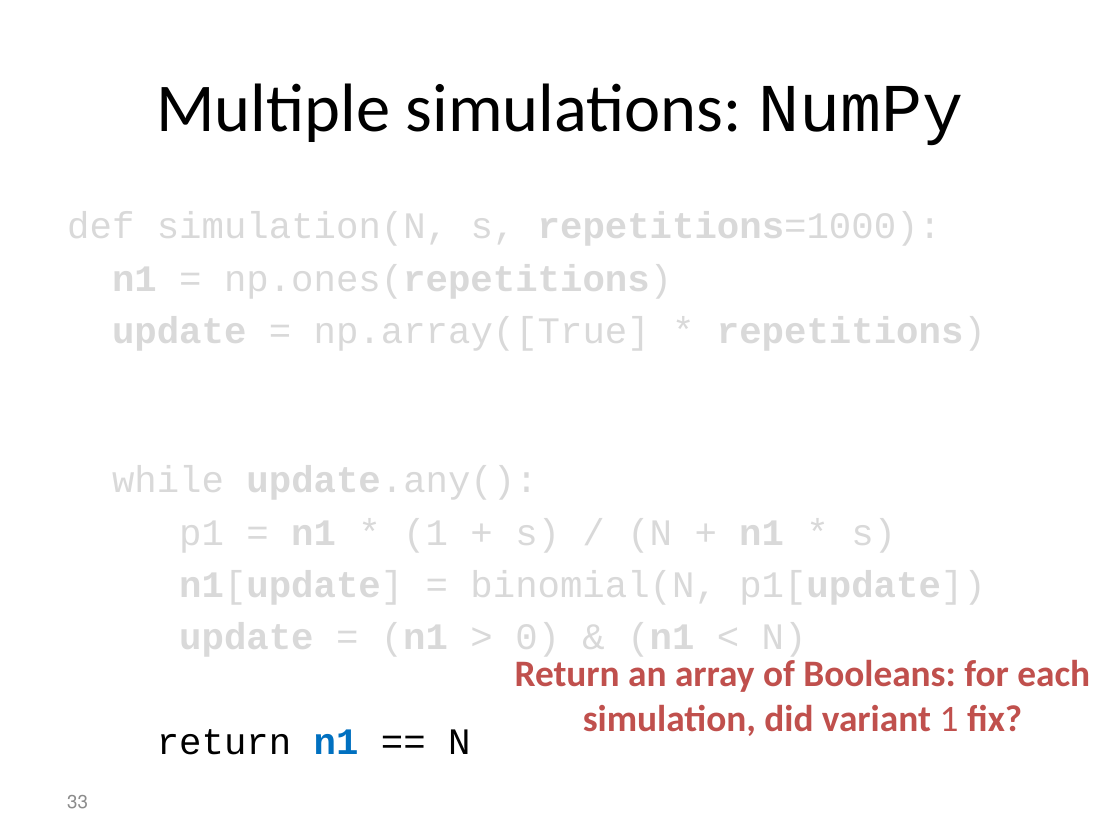
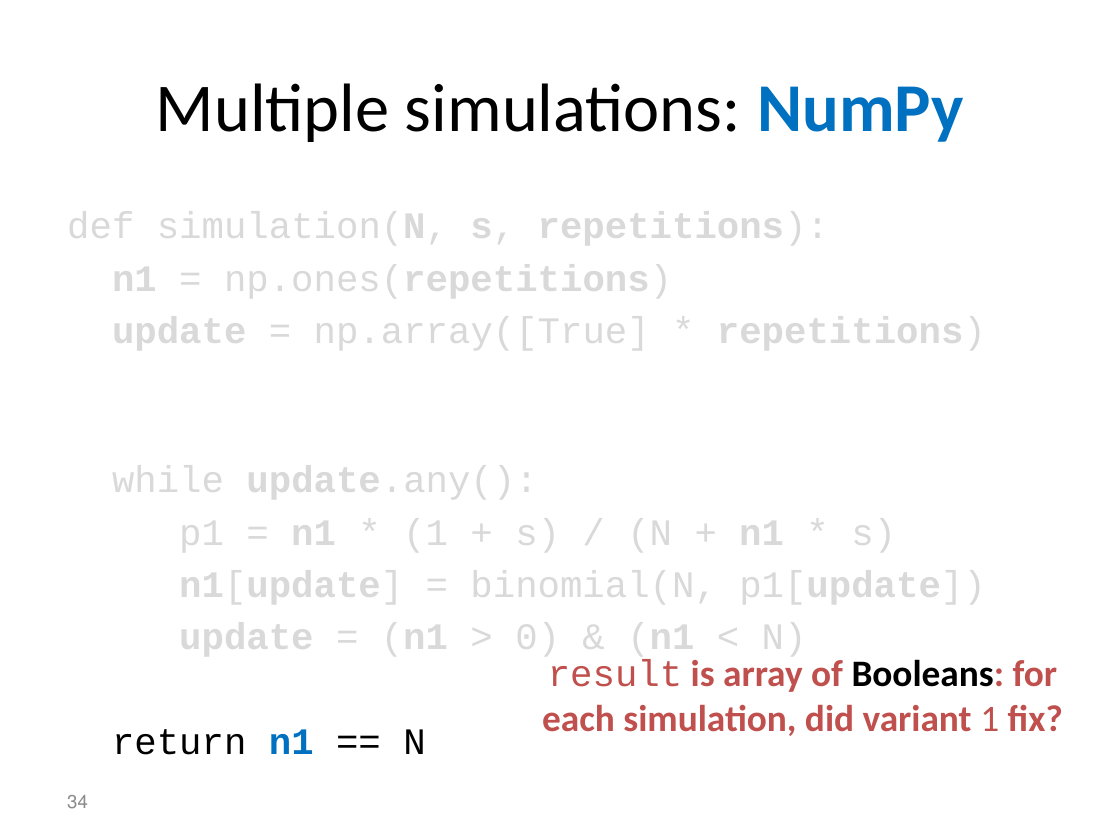
Before and after one commit to yoavram/PyConIL2016, a slide deck: slide 34 of presentation.pptx (slide 33 before the commit). Drawn at 1120x840 pixels with LibreOffice and Linux fonts; fonts in the diff are those of the drawing. Boxes give left, top, right and bottom in pixels: in the first picture for what was removed or moved away, otherwise in the second. Text is boxed around its words. In the diff, an @@ line names an element or a change of style, - is before the commit and + after.

```diff
--- a/presentation.pptx
+++ b/presentation.pptx
@@ title "Multiple simulations: NumPy" at [156, 83, 964, 142]: font Courier New to Calibri, text colour #000000 to #0070C0, bold on in "NumPy" @@
@@ text at [67, 208, 829, 250]: text changed @@
-def simulation(N, s, repetitions=1000):
+def simulation(N, s, repetitions):
@@ text at [542, 659, 1063, 736]: text changed @@
-Return an array of Booleans: for each simulation, did variant 1 fix?
+result is array of Booleans: for each simulation, did variant 1 fix?
@@ page number at [67, 795, 88, 809]: text changed @@
-33
+34
```
Also in this commit, not shown: 28 other slides changed, 23 slides added, 2 slides removed, 1 other file.
